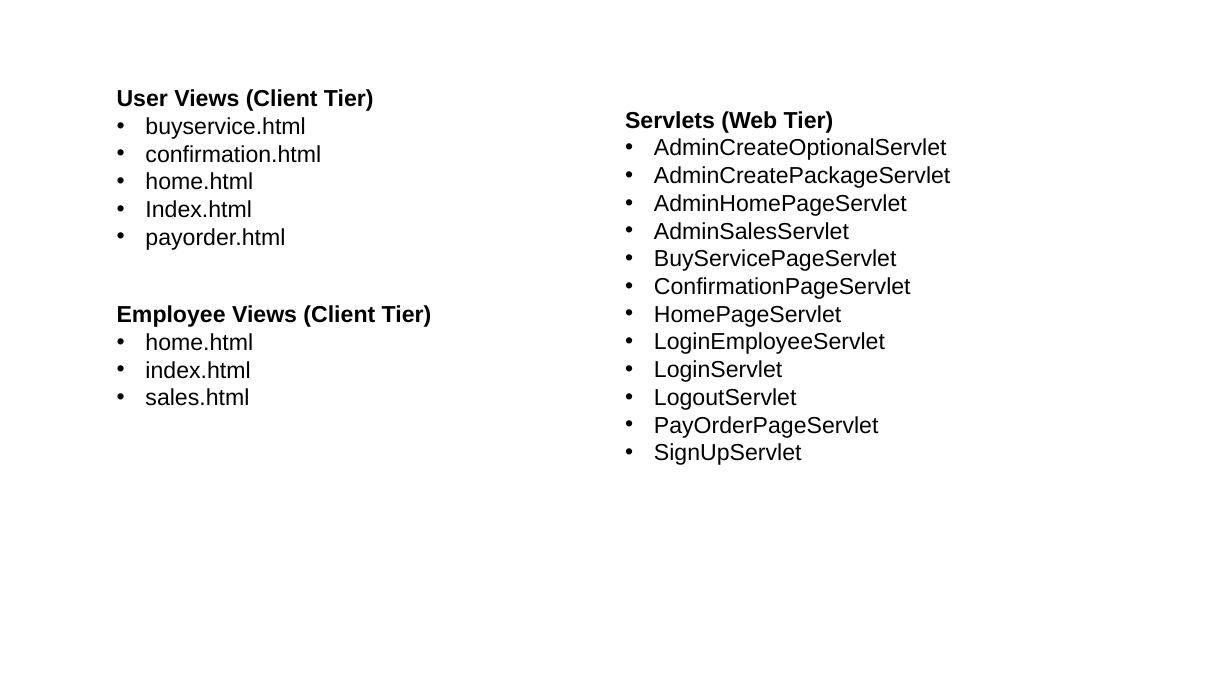
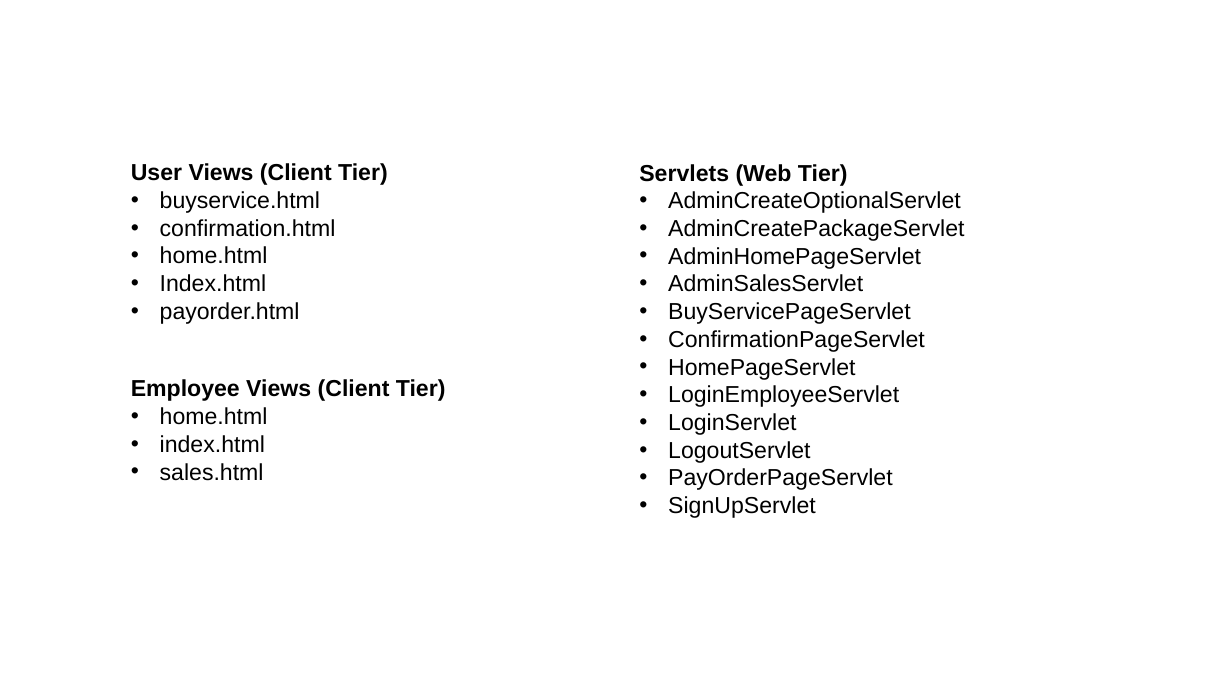
Before and after one commit to priscia99/databases-2-project, a slide deck: slide 54 of Deliverables/Report/Report.pptx. Drawn at 1232x693 pixels with LibreOffice and Linux fonts; fonts in the diff are those of the drawing. Boxes give left, top, right and bottom in pixels: in the first picture for what was removed or moved away, otherwise in the second. Text is boxed around its words. In the diff, an @@ line names an element or a change of style, - is before the commit and + after.

```diff
--- a/Deliverables/Report/Report.pptx
+++ b/Deliverables/Report/Report.pptx
@@ text "User Views (Client Tier)": place and size @@
-text "User Views (Client Tier)" at box(117, 89, 374, 250)
+text "User Views (Client Tier)" at box(131, 163, 388, 324)
@@ text "Servlets (Web Tier)": place and size @@
-text "Servlets (Web Tier)" at box(625, 111, 950, 465)
+text "Servlets (Web Tier)" at box(639, 164, 964, 518)
@@ text "Employee Views (Client Tier)": place and size @@
-text "Employee Views (Client Tier)" at box(117, 305, 432, 406)
+text "Employee Views (Client Tier)" at box(131, 379, 446, 481)
```
Also in this commit, not shown: 28 other slides changed, 6 other files.
